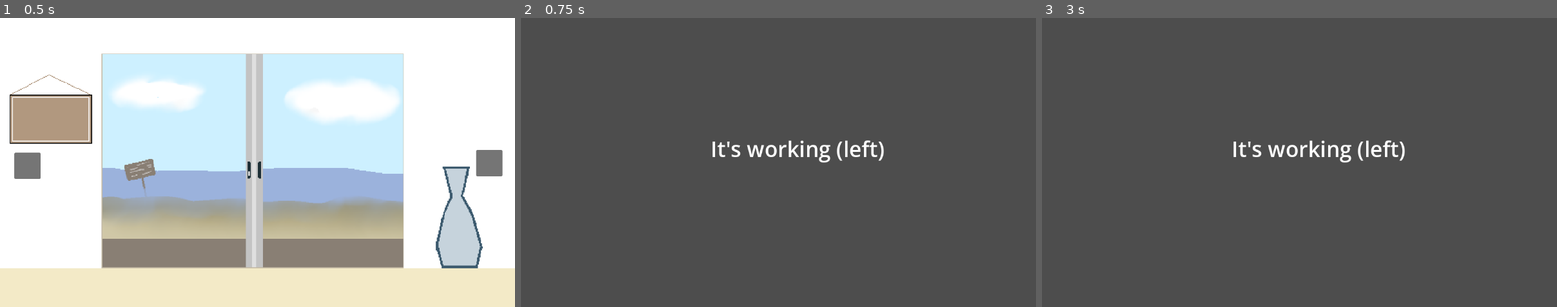
Above: before the commit, frames 1-3 (left to right).
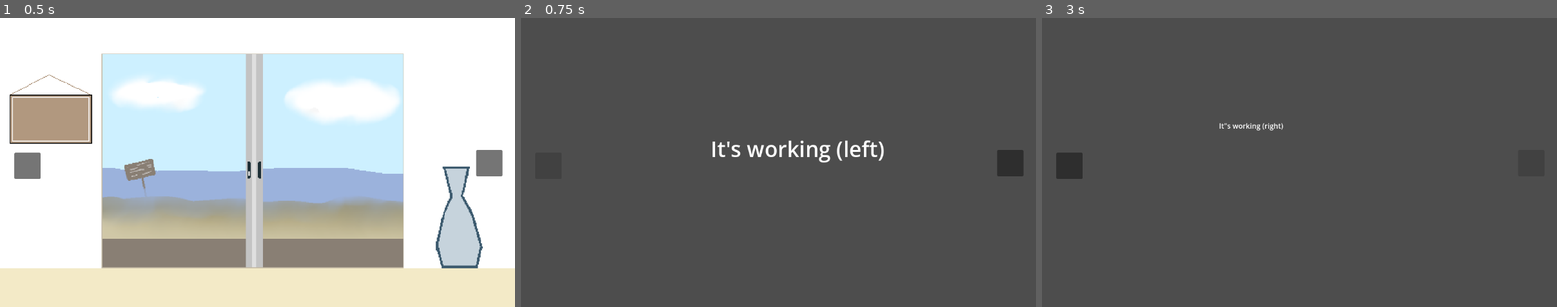
Above: after the commit, the same moments.

Repository: usernameReader2/escape-game-project
Game: Godot game, scene res://Scenes/Front.tscn
The game is run twice, just before and just after one commit, with the same random seed, the same clock (stepped at 60 frames per second) and the same inputs.
Inputs (mouse positions are in pixels of both pictures, inside the frame that each line leads up to):
- Up to frame 1 (0.5 s): no input
- Up to frame 2 (0.75 s): click (546, 165) at 0.5 s
- Up to frame 3 (3 s): click (1067, 165) at 1.27 s; click (1067, 165) at 2.02 s; click (1531, 162) at 2.77 s

Frame 1 is identical in both runs. In frame 2, 0.5% of the frame differs, in the area x 92-98%, y 45-55%; in frame 3, 1.4%, in the area x 2-71%, y 36-56%.

Commit message:
start of an inventory
finaaaaally, after a tutorial, i have the start of one!

Diff:
--- /dev/null
+++ b/escape-room/Inventory/inventory.gd
@@ -0,0 +1,5 @@
+extends Resource
+
+class_name Inventory
+
+@export var items: Array[Inv_items]
--- /dev/null
+++ b/escape-room/Inventory/inventory_item.gd
@@ -0,0 +1,6 @@
+extends Resource
+
+class_name Inv_items
+
+@export var name: String = ""
+@export var texture: Texture2D
--- /dev/null
+++ b/escape-room/Inventory/inventory_ui.gd
@@ -0,0 +1,21 @@
+extends Control
+
+var is_open = false
+
+func _ready():
+	close()
+
+func _process(delta: float) -> void:
+	if Input.is_action_just_pressed("i"):
+		if is_open:
+			close()
+		else:
+			open()
+
+func open():
+	visible = true
+	is_open = true
+
+func close():
+	visible= false
+	is_open = false
--- /dev/null
+++ b/escape-room/Inventory/inventory_ui.tscn
@@ -0,0 +1,18 @@
+[gd_scene format=3 uid="uid://0q3gdxdbd7yo"]
+
+[ext_resource type="Script" uid="uid://cs2g5hqp5n6a5" path="res://Inventory/inventory_ui.gd" id="1_se627"]
+
+[node name="Inventory_UI" type="Control" unique_id=966913019]
+layout_mode = 3
+anchors_preset = 15
+anchor_right = 1.0
+anchor_bottom = 1.0
+grow_horizontal = 2
+grow_vertical = 2
+script = ExtResource("1_se627")
+
+[node name="ColorRect" type="ColorRect" parent="." unique_id=574568256]
+layout_mode = 0
+offset_right = 388.0
+offset_bottom = 281.0
+color = Color(0.87333614, 0.21405536, 0.6545497, 1)
--- /dev/null
+++ b/escape-room/Inventory/items/key.tres
@@ -0,0 +1,10 @@
+[gd_resource type="Resource" script_class="item" format=3 uid="uid://3j11gl83y48d"]
+
+[ext_resource type="Script" uid="uid://bg073urrionx7" path="res://Inventory/inventory_item.gd" id="1_uw4xy"]
+[ext_resource type="Texture2D" uid="uid://cij2cllltj5sp" path="res://Assets/key.png" id="2_cxqsx"]
+
+[resource]
+script = ExtResource("1_uw4xy")
+name = "key"
+texture = ExtResource("2_cxqsx")
+metadata/_custom_type_script = "uid://bg073urrionx7"
--- /dev/null
+++ b/escape-room/Inventory/player_inventory.tres
@@ -0,0 +1,10 @@
+[gd_resource type="Resource" script_class="Inventory" format=3 uid="uid://cfpl2ooc8x13m"]
+
+[ext_resource type="Script" uid="uid://bg073urrionx7" path="res://Inventory/inventory_item.gd" id="1_5tggb"]
+[ext_resource type="Resource" uid="uid://3j11gl83y48d" path="res://Inventory/items/key.tres" id="2_k7d1n"]
+[ext_resource type="Script" uid="uid://w7w5pysjlcf" path="res://Inventory/inventory.gd" id="3_u1pke"]
+
+[resource]
+script = ExtResource("3_u1pke")
+items = Array[ExtResource("1_5tggb")]([ExtResource("2_k7d1n"), null, null, null, null, null])
+metadata/_custom_type_script = "uid://w7w5pysjlcf"
--- a/escape-room/Scenes/Front.tscn
+++ b/escape-room/Scenes/Front.tscn
@@ -3,17 +3,20 @@
 [ext_resource type="Script" uid="uid://drx1n3xyllslj" path="res://Scripts/manager.gd" id="1_xgt8o"]
 [ext_resource type="Texture2D" uid="uid://fo35xdawv4bo" path="res://Assets/beach_house.png" id="1_xttt4"]
 [ext_resource type="Script" uid="uid://bbod11mmuvts6" path="res://Scripts/control.gd" id="2_8v6rx"]
+[ext_resource type="Resource" uid="uid://cfpl2ooc8x13m" path="res://Inventory/player_inventory.tres" id="2_juq6q"]
 [ext_resource type="Script" uid="uid://dagbtfhmp0an2" path="res://Scripts/frame.gd" id="4_6i4k7"]
 [ext_resource type="Script" uid="uid://cb77wo8hjgh4h" path="res://Scripts/front_lock.gd" id="5_7h6wq"]
+[ext_resource type="PackedScene" uid="uid://0q3gdxdbd7yo" path="res://Inventory/inventory_ui.tscn" id="7_mupkl"]
 
 [sub_resource type="RectangleShape2D" id="RectangleShape2D_xgt8o"]
 size = Vector2(184, 110.5)
 
 [sub_resource type="RectangleShape2D" id="RectangleShape2D_7h6wq"]
-size = Vector2(35, 40)
+size = Vector2(361.5, 477)
 
 [node name="Node2D" type="Node2D" unique_id=1645497471]
 script = ExtResource("1_xgt8o")
+inventory = ExtResource("2_juq6q")
 
 [node name="TextureRect" type="TextureRect" parent="." unique_id=823170492]
 texture_filter = 1
@@ -54,8 +57,10 @@
 script = ExtResource("5_7h6wq")
 
 [node name="CollisionShape2D" type="CollisionShape2D" parent="Area2D2" unique_id=1852810976]
-position = Vector2(568.5, 341)
+position = Vector2(563, 318)
 shape = SubResource("RectangleShape2D_7h6wq")
+
+[node name="Inventory_UI" parent="." unique_id=966913019 instance=ExtResource("7_mupkl")]
 
 [connection signal="pressed" from="Control/Left" to="Control" method="_go_left"]
 [connection signal="pressed" from="Control/Right" to="Control" method="_go_right"]
--- a/escape-room/Scenes/other.tscn
+++ b/escape-room/Scenes/other.tscn
@@ -1,4 +1,6 @@
 [gd_scene format=3 uid="uid://brnu1p1jkgcwm"]
+
+[ext_resource type="Script" uid="uid://bbod11mmuvts6" path="res://Scripts/control.gd" id="1_0u5la"]
 
 [node name="Node2D" type="Node2D" unique_id=167268558]
 
@@ -9,3 +11,27 @@
 offset_bottom = 327.0
 theme_override_font_sizes/font_size = 48
 text = "It's working (left)"
+
+[node name="Control" type="Control" parent="." unique_id=664438709]
+layout_mode = 3
+anchors_preset = 0
+offset_right = 40.0
+offset_bottom = 40.0
+script = ExtResource("1_0u5la")
+
+[node name="Left" type="Button" parent="Control" unique_id=2139569459]
+layout_mode = 0
+offset_left = 32.0
+offset_top = 302.0
+offset_right = 91.0
+offset_bottom = 361.0
+
+[node name="Right" type="Button" parent="Control" unique_id=1700893903]
+layout_mode = 0
+offset_left = 1065.0
+offset_top = 296.0
+offset_right = 1124.0
+offset_bottom = 355.0
+
+[connection signal="pressed" from="Control/Left" to="Control" method="_go_left"]
+[connection signal="pressed" from="Control/Right" to="Control" method="_go_right"]
--- a/escape-room/Scenes/other_2.tscn
+++ b/escape-room/Scenes/other_2.tscn
@@ -1,4 +1,6 @@
 [gd_scene format=3 uid="uid://dpw0tfghub0bn"]
+
+[ext_resource type="Script" uid="uid://bbod11mmuvts6" path="res://Scripts/control.gd" id="1_to0ow"]
 
 [node name="Node2D" type="Node2D" unique_id=115161069]
 
@@ -8,3 +10,27 @@
 offset_right = 612.0
 offset_bottom = 302.0
 text = "It\"s working (right)"
+
+[node name="Control" type="Control" parent="." unique_id=1467357664]
+layout_mode = 3
+anchors_preset = 0
+offset_right = 40.0
+offset_bottom = 40.0
+script = ExtResource("1_to0ow")
+
+[node name="Left" type="Button" parent="Control" unique_id=1517853644]
+layout_mode = 0
+offset_left = 32.0
+offset_top = 302.0
+offset_right = 91.0
+offset_bottom = 361.0
+
+[node name="Right" type="Button" parent="Control" unique_id=1647675851]
+layout_mode = 0
+offset_left = 1065.0
+offset_top = 296.0
+offset_right = 1124.0
+offset_bottom = 355.0
+
+[connection signal="pressed" from="Control/Left" to="Control" method="_go_left"]
+[connection signal="pressed" from="Control/Right" to="Control" method="_go_right"]
--- a/escape-room/Scripts/control.gd
+++ b/escape-room/Scripts/control.gd
@@ -1,9 +1,12 @@
 extends Control
+
+var current_scene
 
 
 # Called when the node enters the scene tree for the first time.
 func _ready() -> void:
-	pass # Replace with function body.
+	current_scene = get_tree().current_scene
+	print(current_scene.name)
 
 
 # Called every frame. 'delta' is the elapsed time since the previous frame.
@@ -11,9 +14,9 @@
 	pass
 
 
-
 func _go_left() -> void:
-	get_tree().call_deferred("change_scene_to_file", "res://Scenes/other.tscn")
+	if current_scene.name:
+		get_tree().call_deferred("change_scene_to_file", "res://Scenes/other.tscn")
 
 func _go_right() -> void:
 	get_tree().call_deferred("change_scene_to_file", "res://Scenes/other_2.tscn")
--- a/escape-room/Scripts/frame.gd
+++ b/escape-room/Scripts/frame.gd
@@ -1,6 +1,7 @@
 extends Area2D
 
 @export_file() var target_scene: String
+var click =load("res://Assets/cursor_click.png")
 
 # Called when the node enters the scene tree for the first time.
 func _ready() -> void:
@@ -13,6 +14,6 @@
 
 
 func _frame_zoom(viewport: Node, event: InputEvent, shape_idx: int) -> void:
-	if event is InputEventMouseButton and event.button_index == MOUSE_BUTTON_LEFT and event.pressed:
+	if event is InputEventMouseButton and event.pressed:
 		if target_scene:
 			get_tree().change_scene_to_file(target_scene)
--- a/escape-room/Scripts/manager.gd
+++ b/escape-room/Scripts/manager.gd
@@ -1,14 +1,15 @@
 extends Node2D
 
 var point = load("res://Assets/cursor_point.png")
-var click =load("res://Assets/cursor_click.png")
+var click = load("res://Assets/cursor_click.png")
+
+@export var inventory: Inventory
 
 # Called when the node enters the scene tree for the first time.
 func _ready() -> void:
 	pass # Replace with function body.
 	Input.set_custom_mouse_cursor(point)
-
-	Input.set_custom_mouse_cursor(click, Input.CURSOR_IBEAM)
+	Input.set_custom_mouse_cursor(click, Input.CURSOR_POINTING_HAND)
 
 
 # Called every frame. 'delta' is the elapsed time since the previous frame.
--- a/escape-room/cursor_test.tscn
+++ /dev/null
@@ -1,18 +0,0 @@
-[gd_scene format=3 uid="uid://cgh2a8v4rbnom"]
-
-[ext_resource type="Texture2D" uid="uid://bsopeew3c63u4" path="res://Assets/cursor_point.png" id="1_gtobx"]
-[ext_resource type="Texture2D" uid="uid://dtx8tm18dp1ri" path="res://Assets/cursor_click.png" id="2_guaei"]
-
-[node name="CharacterBody2D" type="CharacterBody2D" unique_id=1318596523]
-
-[node name="Sprite2D" type="Sprite2D" parent="." unique_id=1435675512]
-texture_filter = 1
-texture = ExtResource("1_gtobx")
-
-[node name="CollisionPolygon2D" type="CollisionPolygon2D" parent="." unique_id=461738496]
-polygon = PackedVector2Array(-7, -29, -7, 28, 5, 12, 21, 17)
-
-[node name="Sprite2D2" type="Sprite2D" parent="." unique_id=2048811340]
-visible = false
-texture_filter = 1
-texture = ExtResource("2_guaei")
--- a/escape-room/project.godot
+++ b/escape-room/project.godot
@@ -15,6 +15,14 @@
 config/features=PackedStringArray("4.6", "Forward Plus")
 config/icon="res://icon.svg"
 
+[input]
+
+i={
+"deadzone": 0.2,
+"events": [Object(InputEventKey,"resource_local_to_scene":false,"resource_name":"","device":-1,"window_id":0,"alt_pressed":false,"shift_pressed":false,"ctrl_pressed":false,"meta_pressed":false,"pressed":false,"keycode":0,"physical_keycode":73,"key_label":0,"unicode":105,"location":0,"echo":false,"script":null)
+]
+}
+
 [physics]
 
 3d/physics_engine="Jolt Physics"
Binary file added: escape-room/Assets/key.png
Not shown, added: escape-room/Assets/key.png.import
Not shown, added: escape-room/Inventory/inventory.gd.uid
Not shown, added: escape-room/Inventory/inventory_item.gd.uid
Not shown, added: escape-room/Inventory/inventory_ui.gd.uid
